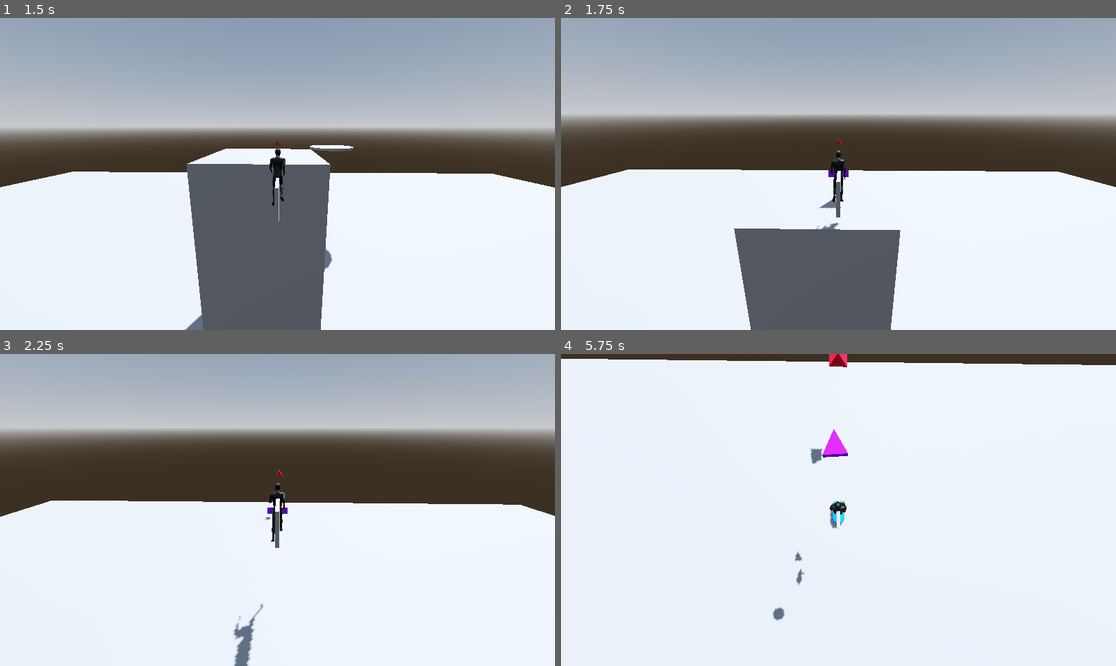
Above: before the commit, frames 1-4 (two rows, left to right).
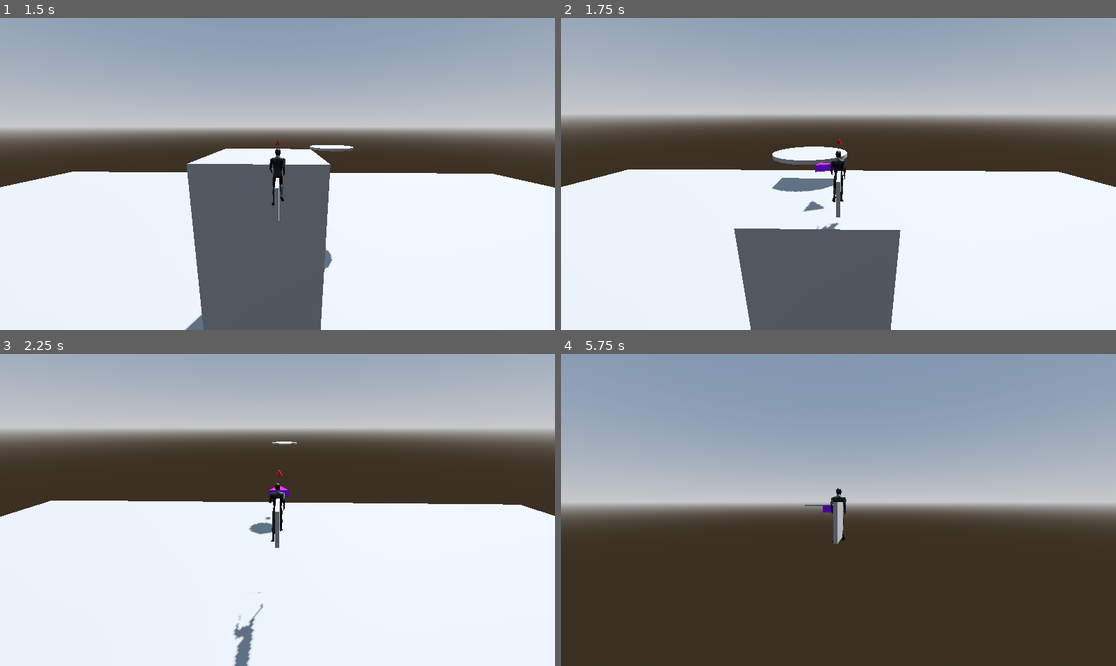
Above: after the commit, the same moments.

Repository: Involuta/Blazarang
Game: Godot game, scene res://levels/main.tscn
Two runs of this game, one before a commit and one after it. Both use one fixed random seed, a clock stepped at 60 frames per second and the inputs below.
Inputs (mouse positions are in pixels of both pictures, inside the frame that each line leads up to):
- Up to frame 1 (1.5 s): move the mouse to (305, 174) at 0.52 s; hold W (WalkForward) from 0.53 s (still down); click (305, 174) at 0.6 s; tap Space (Jump) at 0.77 s; move the mouse to (249, 174) at 1.27 s; right-click (249, 174) at 1.35 s
- Up to frame 2 (1.75 s): keep holding W (WalkForward); tap Space (Jump) at 1.52 s; click (810, 174) at 1.55 s
- Up to frame 3 (2.25 s): keep holding W (WalkForward); move the mouse to (288, 503) at 2.02 s; tap K (Special) at 2.1 s
- Up to frame 4 (5.75 s): keep holding W (WalkForward); click (849, 503) at 2.3 s; move the mouse to (832, 516) at 2.77 s; tap Shift (StepDodge) at 2.85 s; tap Space (Jump) at 3.02, 3.77, 4.52 s; click (832, 516) at 3.05 s; move the mouse to (877, 513) at 3.52 s; click (877, 513) at 3.6 s; move the mouse to (794, 506) at 4.27 s; click (794, 506) at 4.35 s; move the mouse to (844, 510) at 5.02 s; right-click (844, 510) at 5.1 s; click (844, 510) at 5.3 s

Frame 1 is identical in both runs. In frame 2, 1.2% of the frame differs, in the area x 37-52%, y 41-63%; in frame 3, 0.3%; in frame 4, 100%, in the area x 0-100%, y 0-100%.

Commit message:
Instant Rethrow
Input throw right before the rang hits you to instantly rethrow it. Buffs are not yet kept

Diff:
--- a/cotu_versions/CotuControl.gd
+++ b/cotu_versions/CotuControl.gd
@@ -29,7 +29,8 @@
 
 var roserang := preload("res://rang/roserang.tscn")
 var roserang_instance = null
-var is_rang_thrown := false
+var throw_queued := false
+const INSTANT_RETHROW_SECS := .15 # max possible time btwn player inputting throw and rang hitting Cotu that still cauess an instant rethrow
 @onready var physical_collider := $CollisionShape3D
 @onready var camera_twist_pivot := $CameraTwistPivot
 @onready var camera_pitch_pivot := $CameraTwistPivot/CameraPitchPivot
@@ -81,11 +82,16 @@
 		rang_pointer_pivot.transform.basis = camera_twist_pivot.transform.basis
 
 	# Roserang throw
-	if Input.is_action_just_pressed("Throw") and roserang_instance == null:
-		roserang_instance = roserang.instantiate()
-		add_sibling(roserang_instance)
-		roserang_instance.set_direction(walk_input)
-		is_rang_thrown = true
+	if Input.is_action_just_pressed("Throw"):
+		if roserang_instance == null:
+			# Manual throw
+			throw_rang(walk_input)
+		elif not throw_queued:
+			start_instant_rethrow_timer()
+	if throw_queued and roserang_instance == null:
+		# Instant rethrow
+		throw_queued = false
+		throw_rang(walk_input)
 
 	# Target control
 	if roserang_instance == null:
@@ -162,3 +168,13 @@
 	set_collision_mask_value(Globals.ENEMY_COL_LAYER, true)
 	await get_tree().create_timer(STEP_DODGE_COOLDOWN_SECS).timeout
 	can_dodge = true
+
+func throw_rang(walk_input):
+	roserang_instance = roserang.instantiate()
+	add_sibling(roserang_instance)
+	roserang_instance.set_direction(walk_input)
+
+func start_instant_rethrow_timer():
+	throw_queued = true
+	await get_tree().create_timer(INSTANT_RETHROW_SECS).timeout
+	throw_queued = false
--- a/cotu_versions/cotu_cb_main.tscn
+++ b/cotu_versions/cotu_cb_main.tscn
@@ -110,32 +110,32 @@
 
 [node name="Skeleton3D" parent="CotuAnims/Armature" index="0"]
 transform = Transform3D(1, 0, 0, 0, 1, 0, 0, 0, 1, 2.08165e-12, -0.988, 2.08165e-12)
-bones/0/position = Vector3(6.74057e-05, 1.00104, 0.016754)
-bones/0/rotation = Quaternion(0.00048424, 1.05718e-05, 4.59172e-05, 1)
-bones/1/position = Vector3(3.40063e-07, 0.0922872, -0.0106759)
-bones/1/rotation = Quaternion(-0.0570352, 5.40529e-05, 5.32402e-05, 0.998372)
-bones/2/rotation = Quaternion(-0.000226591, -7.54406e-05, -4.31653e-05, 1)
-bones/3/rotation = Quaternion(0.0294753, -0.00370637, -0.0442517, 0.998579)
-bones/4/rotation = Quaternion(0.0576094, 1.12137e-06, 3.93133e-06, 0.998339)
-bones/7/position = Vector3(0.0669884, 0.112986, 0.0229663)
-bones/7/rotation = Quaternion(-0.54918, -0.441354, 0.56592, -0.428186)
-bones/8/rotation = Quaternion(0.580737, 0.056888, 0.0185614, 0.811889)
-bones/9/rotation = Quaternion(-3.66706e-05, -0.000166555, 0.00582281, 0.999983)
-bones/10/rotation = Quaternion(-0.00933115, -0.115617, -0.0593474, 0.991476)
-bones/31/position = Vector3(-0.0610798, 0.115986, 0.0215168)
-bones/31/rotation = Quaternion(0.549726, -0.440953, 0.56535, 0.428651)
-bones/32/rotation = Quaternion(0.651571, -0.167044, 0.169033, 0.720402)
-bones/33/rotation = Quaternion(6.72379e-06, 5.42224e-05, -0.479475, 0.877556)
-bones/34/rotation = Quaternion(0.0256906, -0.210643, -0.147083, 0.966093)
-bones/55/rotation = Quaternion(-0.0683734, 0.0266432, 0.997189, -0.0151457)
+bones/0/position = Vector3(6.74057e-05, 1.00133, 0.0166995)
+bones/0/rotation = Quaternion(0.00048403, -1.10278e-05, 4.81724e-05, 1)
+bones/1/position = Vector3(6.95265e-07, 0.0922872, -0.0106759)
+bones/1/rotation = Quaternion(-0.0570346, 7.12119e-05, 4.86439e-05, 0.998372)
+bones/2/rotation = Quaternion(-0.000225925, -5.68304e-05, -4.82565e-05, 1)
+bones/3/rotation = Quaternion(0.0294747, -0.00369492, -0.0442457, 0.998579)
+bones/4/rotation = Quaternion(0.0576093, -4.03969e-05, 1.53582e-06, 0.998339)
+bones/7/position = Vector3(0.0679606, 0.109889, 0.00981885)
+bones/7/rotation = Quaternion(-0.549299, -0.441545, 0.565781, -0.42802)
+bones/8/rotation = Quaternion(0.580467, 0.0418685, 0.0391424, 0.812264)
+bones/9/rotation = Quaternion(-3.43814e-05, -0.000161928, 0.00572398, 0.999984)
+bones/10/rotation = Quaternion(-0.0101906, -0.116106, -0.0838259, 0.989641)
+bones/31/position = Vector3(-0.0600381, 0.114785, 0.00695524)
+bones/31/rotation = Quaternion(0.549874, -0.441114, 0.565214, 0.428475)
+bones/32/rotation = Quaternion(0.65642, -0.176866, 0.163207, 0.714979)
+bones/33/rotation = Quaternion(4.32456e-06, 2.29912e-05, -0.53653, 0.843881)
+bones/34/rotation = Quaternion(0.0491664, -0.147654, -0.00975504, 0.987768)
+bones/55/rotation = Quaternion(-0.068382, 0.0257545, 0.997211, -0.0152068)
 bones/55/scale = Vector3(0.999997, 0.999999, 1)
-bones/56/rotation = Quaternion(-0.183517, 9.73242e-07, -2.31494e-08, 0.983017)
-bones/57/rotation = Quaternion(0.613618, -0.00833821, 0.0474469, 0.788133)
-bones/58/rotation = Quaternion(0.276999, -0.0944234, 0.0271522, 0.955834)
-bones/60/rotation = Quaternion(-0.0642125, 0.150149, 0.986516, 0.0108467)
+bones/56/rotation = Quaternion(-0.183116, 8.55757e-07, -5.71687e-08, 0.983091)
+bones/57/rotation = Quaternion(0.613363, -0.00841449, 0.0474251, 0.788331)
+bones/58/rotation = Quaternion(0.277272, -0.0944311, 0.0271252, 0.955755)
+bones/60/rotation = Quaternion(-0.0885022, 0.150852, 0.984481, 0.014456)
 bones/60/scale = Vector3(1, 0.999999, 0.999999)
-bones/61/rotation = Quaternion(-0.296307, -3.40356e-06, -8.8707e-07, 0.955093)
-bones/62/rotation = Quaternion(0.575649, -0.00785616, -0.0320587, 0.81703)
-bones/63/rotation = Quaternion(0.282281, 0.0939155, -0.0277218, 0.954321)
+bones/61/rotation = Quaternion(-0.296026, -3.30271e-06, -8.59754e-07, 0.95518)
+bones/62/rotation = Quaternion(0.575196, -0.031023, -0.0243378, 0.817065)
+bones/63/rotation = Quaternion(0.283578, 0.093953, -0.0275942, 0.953937)
 
 [editable path="CotuAnims"]
--- a/enemies/EnemySpawner.gd
+++ b/enemies/EnemySpawner.gd
@@ -1,6 +1,6 @@
 extends Node3D
 
-const GUN_CHANCE = .4
+const GUN_CHANCE = .33
 
 var spawn_cooldown_secs := 7.0
 var rng := RandomNumberGenerator.new()
--- a/enemies/bullet.gd
+++ b/enemies/bullet.gd
@@ -1,6 +1,12 @@
 extends Node3D
 
 var velocity := Vector3.ONE
+@export var max_lifetime_secs := 4.5
+
+func _ready():
+	await get_tree().create_timer(max_lifetime_secs).timeout
+	if self:
+		queue_free()
 
 func _physics_process(delta):
 	global_position += velocity*delta
--- a/rang/roserang.gd
+++ b/rang/roserang.gd
@@ -61,7 +61,6 @@
 	if invincible:
 		return
 	if body == cotu and not cotu.is_dodging:
-		cotu.is_rang_thrown = false
 		queue_free()
 
 func buff_rang():
